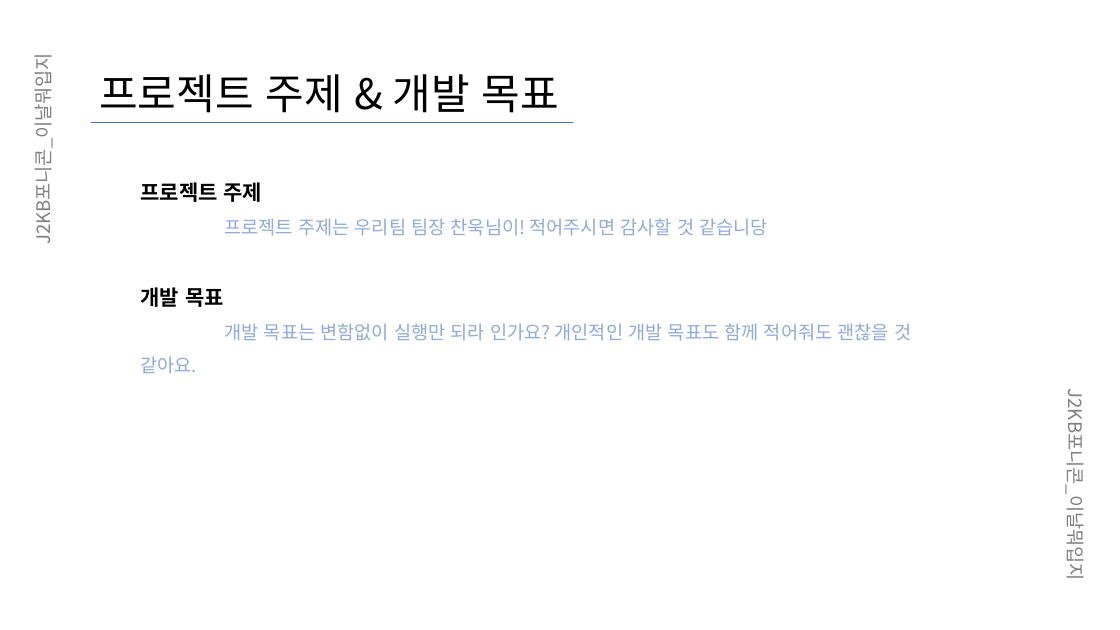
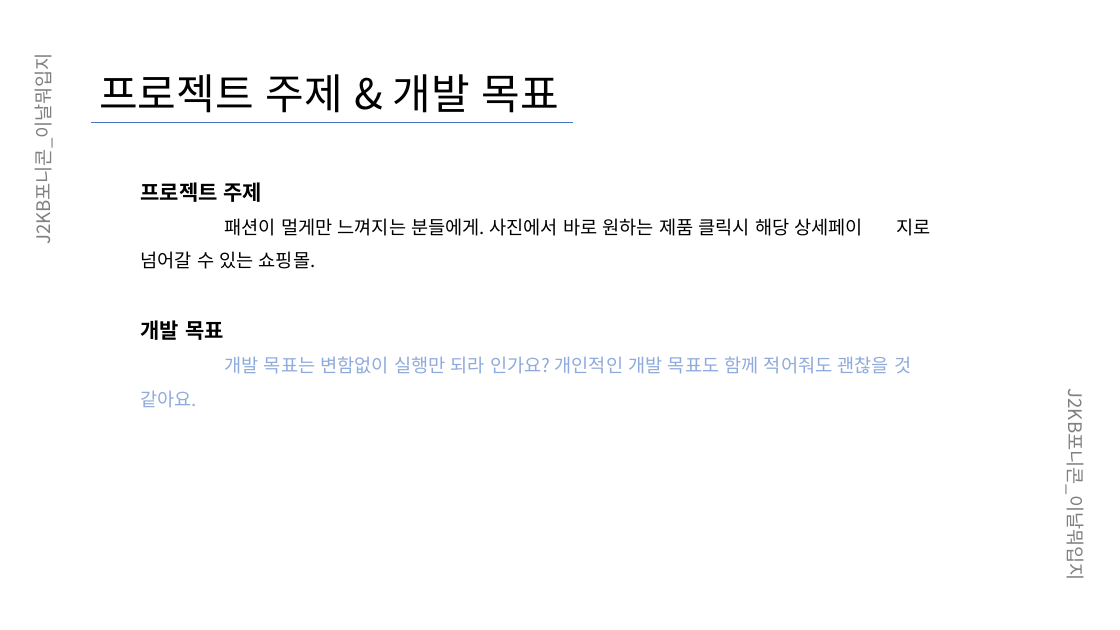
Before and after one commit to JinAru16/Django, a slide deck: slide 3 of 이날뭐입지_중간발표.pptx. Drawn at 1120x630 pixels with LibreOffice and Linux fonts; fonts in the diff are those of the drawing. Boxes give left, top, right and bottom in pixels: in the first picture for what was removed or moved away, otherwise in the second. Text is boxed around its words. In the diff, an @@ line names an element or a change of style, - is before the commit and + after.

Commit message:
Update 이날뭐입지_중간발표.pptx
여기서 자유롭게 수정해주시면 됩니다

```diff
--- a/이날뭐입지_중간발표.pptx
+++ b/이날뭐입지_중간발표.pptx
@@ text at (141,218,931,269): text changed; text colour #8FAADC to #000000 @@
-프로젝트 주제는 우리팀 팀장 찬욱님이! 적어주시면 감사할 것 같습니당
+패션이 멀게만 느껴지는 분들에게. 사진에서 바로 원하는 제품 클릭시 해당 상세페이 지로 넘어갈 수 있는 쇼핑몰.
```
Also in this commit, not shown: 4 other slides changed, 2 slides added.
